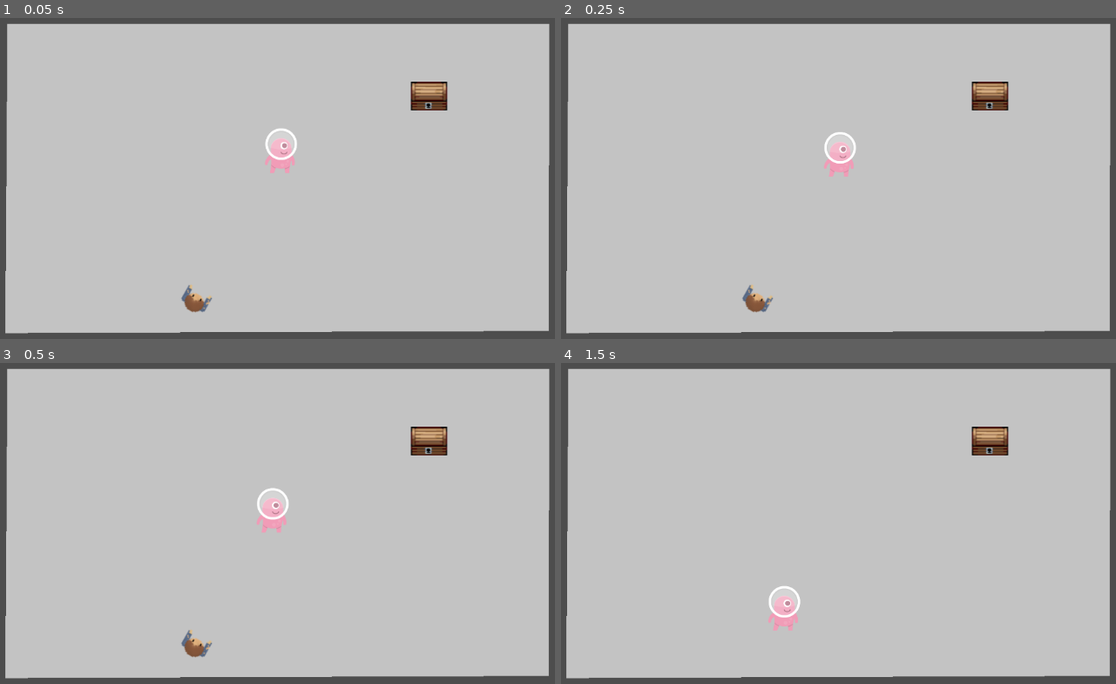
Above: before the commit, frames 1-4 (two rows, left to right).
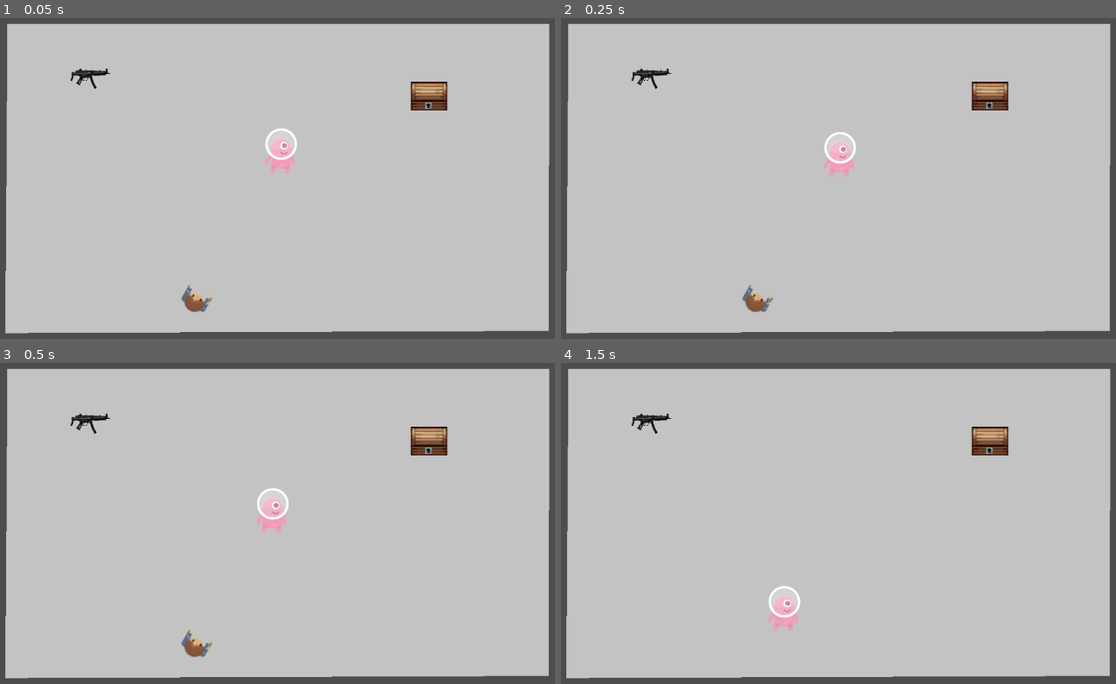
Above: after the commit, the same moments.

Repository: MashdorDev/AI-Treasure-Hunt
Game: Godot game, scene res://Scenes/scene.tscn
The game is run twice, just before and just after one commit, with the same random seed, the same clock (stepped at 60 frames per second) and the same inputs.
Inputs (mouse positions are in pixels of both pictures, inside the frame that each line leads up to):
- Up to frame 1 (0.05 s): no input
- Up to frame 2 (0.25 s): no input
- Up to frame 3 (0.5 s): no input
- Up to frame 4 (1.5 s): move the mouse to (993, 475) at 0.52 s; click (993, 475) at 0.67 s; move the mouse to (705, 513) at 1.27 s; click (705, 513) at 1.42 s

The runs differ from the first frame. In frame 1, 0.2% of the frame differs, in the area x 12-20%, y 15-23%; in frame 2, 0.2%; in frame 3, 0.2%; in frame 4, 0.2%.

Commit message:
added a weapon sprite

Diff:
--- a/Scenes/scene.tscn
+++ b/Scenes/scene.tscn
@@ -1,14 +1,15 @@
-[gd_scene load_steps=10 format=3 uid="uid://cpbqyhfi07t8f"]
+[gd_scene load_steps=11 format=3 uid="uid://cpbqyhfi07t8f"]
 
 [ext_resource type="Script" path="res://Scripts/Player.gd" id="1_til2b"]
 [ext_resource type="Texture2D" uid="uid://jblxhwtapps4" path="res://Assets/Chest/chest2.png" id="2_25gkw"]
+[ext_resource type="Texture2D" uid="uid://jb8vfc72bx7x" path="res://Assets/Weapons/MP5/MP5.png" id="3_ln5am"]
 [ext_resource type="Script" path="res://Scripts/Treasure.gd" id="4_7j42f"]
 [ext_resource type="Texture2D" uid="uid://b06vxu4y64o2t" path="res://Assets/Player/jgfliq4q.bmp" id="4_baykx"]
 [ext_resource type="Script" path="res://Scripts/Enemy.gd" id="5_xaii1"]
 [ext_resource type="Texture2D" uid="uid://vqy8wrqhqodd" path="res://Assets/Enemy/alienPink_stand.png" id="6_oohnw"]
 
 [sub_resource type="RectangleShape2D" id="RectangleShape2D_kttng"]
-size = Vector2(33.5, 38.1277)
+size = Vector2(19.75, 18.0788)
 
 [sub_resource type="CircleShape2D" id="CircleShape2D_dg6pi"]
 radius = 8.43
@@ -43,6 +44,22 @@
 texture = ExtResource("2_25gkw")
 hframes = 2
 
+[node name="WeaponArea" type="Area2D" parent="IslandMap"]
+position = Vector2(-320, -125)
+scale = Vector2(4, 2.15723)
+script = ExtResource("4_7j42f")
+
+[node name="CollisionShape2D" type="CollisionShape2D" parent="IslandMap/WeaponArea"]
+position = Vector2(0.375, 3.01313)
+shape = SubResource("RectangleShape2D_kttng")
+
+[node name="Sprite2D" type="Sprite2D" parent="IslandMap/WeaponArea"]
+position = Vector2(1, 2.78134)
+scale = Vector2(0.0694444, 0.124422)
+texture = ExtResource("3_ln5am")
+region_rect = Rect2(2.875, 4.995, 1.305, 1.44)
+region_filter_clip_enabled = true
+
 [node name="Player" type="Area2D" parent="."]
 position = Vector2(-144, 253)
 scale = Vector2(2, 2)
--- a/Scripts/Enemy.gd
+++ b/Scripts/Enemy.gd
@@ -7,6 +7,9 @@
 var end_game_triggered: bool = false
 var current_velocity: Vector2 = Vector2()
 var is_seeking: bool = true
+
+enum States { SEEK, EVADE, PATROL, FOLLOW_LEADER }
+var state = States.SEEK
 
 func _ready():
 	print_debug("Hello From Enemy")
--- a/Scripts/Treasure.gd
+++ b/Scripts/Treasure.gd
@@ -6,5 +6,5 @@
 
 func _on_Treasure_area_entered(area: Area2D) -> void:
 	if area.name == "Player":
-		print_debug("Treasure collected")
+		print_debug("Weapon collected")
 		self.queue_free()
Binary file added: Assets/Weapons/AK47/Ak47.png
Binary file added: Assets/Weapons/AK47/Ak47Top.png
Binary file added: Assets/Weapons/AK47/Ak47Top2.png
Binary file added: Assets/Weapons/AK47/Ak47Top3.png
Binary file added: Assets/Weapons/AK47/OldAK47.png
Binary file added: Assets/Weapons/AK47/OldAK47Top.png
Binary file added: Assets/Weapons/AK47/OldAK47Top2.png
Binary file added: Assets/Weapons/AK47/OldAk47Top3.png
Binary file added: Assets/Weapons/AKSU/AKSU.png
Binary file added: Assets/Weapons/AKSU/ASKUTop.png
Binary file added: Assets/Weapons/HK G36/HK G36.png
Binary file added: Assets/Weapons/HK G36/HK G36Top.png
(and 7 more such lines)
